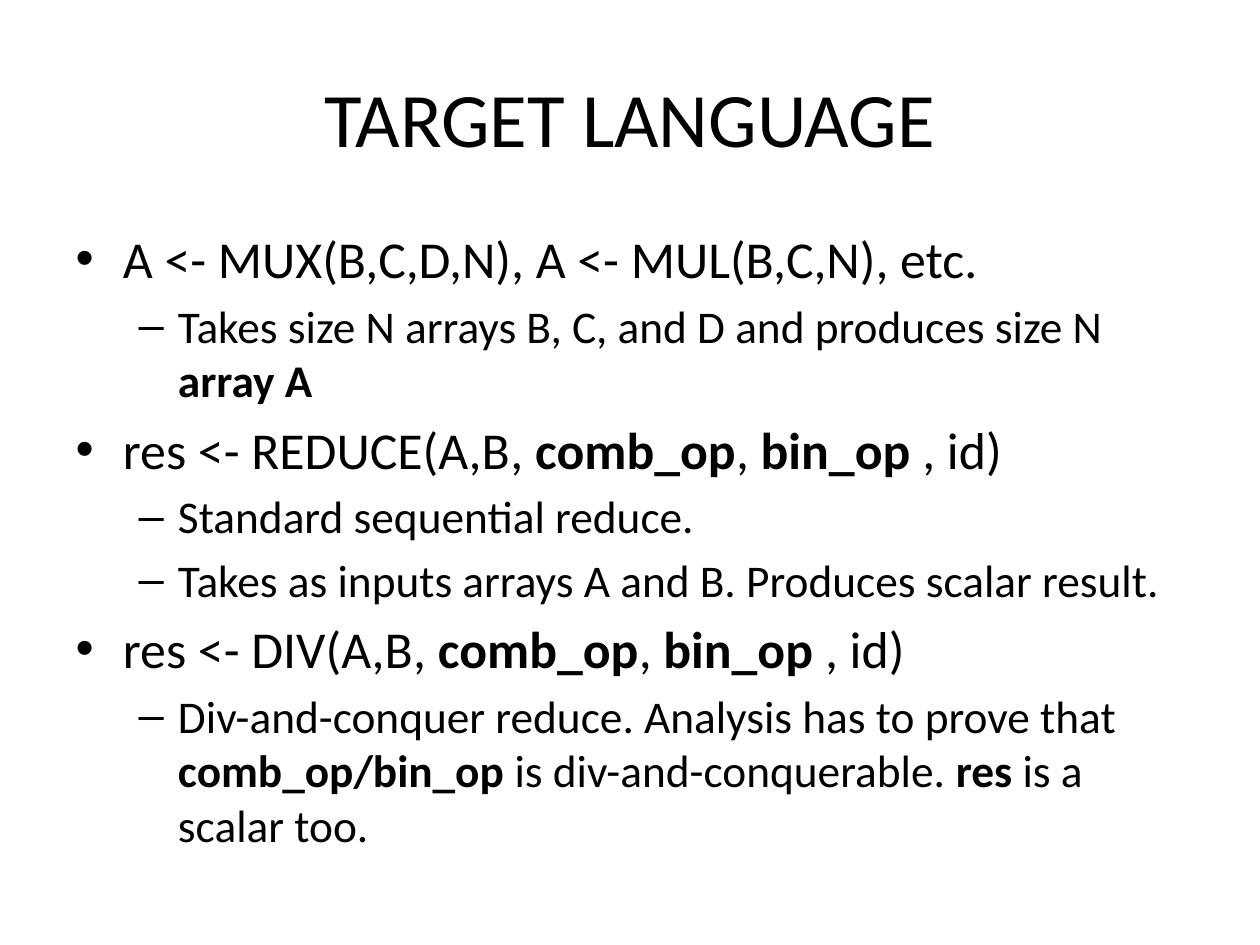
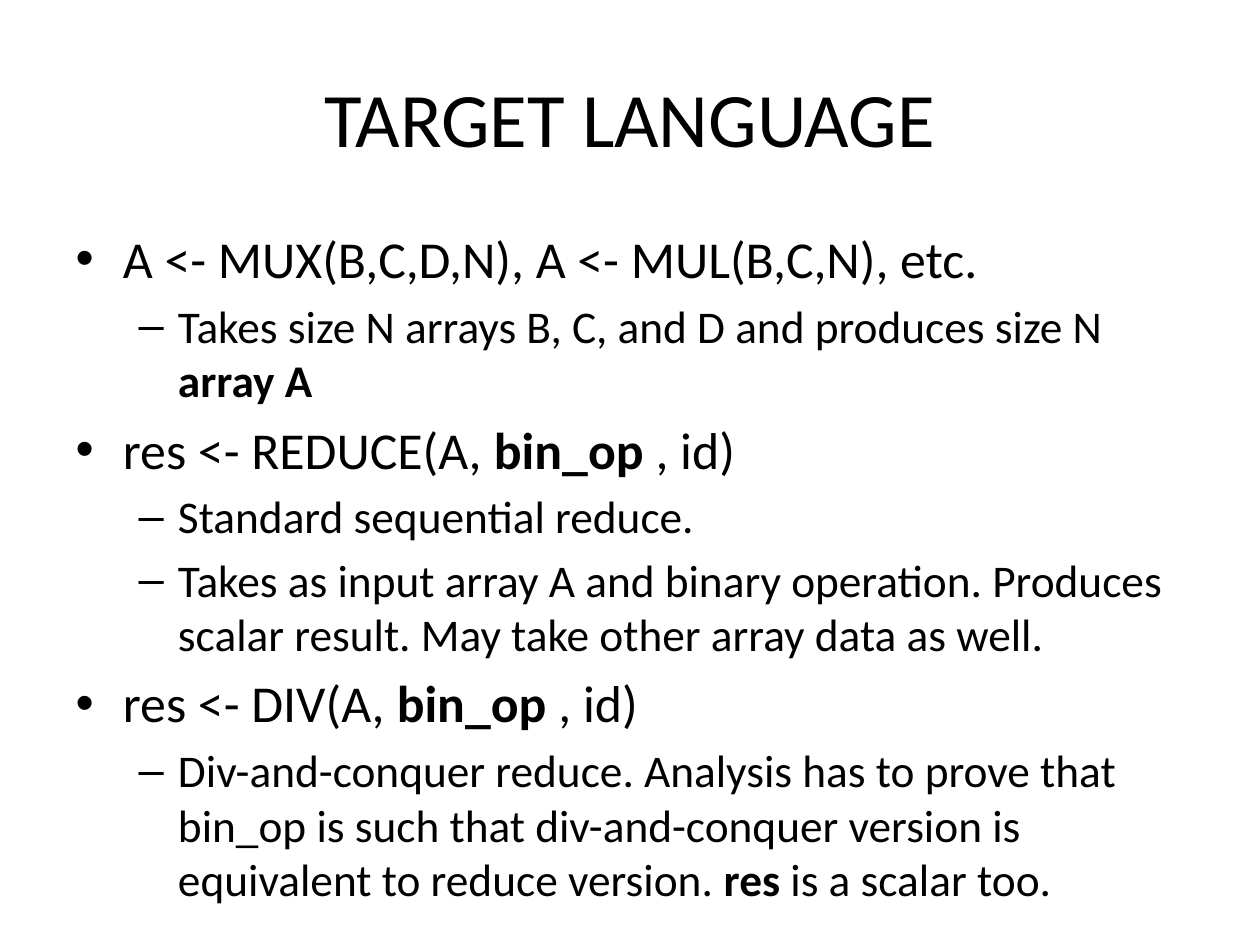
Before and after one commit to milana2/ParallelizationForMPC, a slide deck: slide 9 of MPC_Compiler_Misc_Notes.pptx. Drawn at 1260x945 pixels with LibreOffice and Linux fonts; fonts in the diff are those of the drawing. Boxes give left, top, right and bottom in pixels: in the first picture for what was removed or moved away, otherwise in the second. Text is boxed around its words. In the diff, an @@ line names an element or a change of style, - is before the commit and + after.

```diff
--- a/MPC_Compiler_Misc_Notes.pptx
+++ b/MPC_Compiler_Misc_Notes.pptx
@@ text at (123, 431, 735, 477): text changed @@
-• res <- REDUCE(A,B, comb_op, bin_op , id)
+• res <- REDUCE(A, bin_op , id)
@@ text at (123, 565, 1161, 904): text changed @@
-  – Takes as inputs arrays A and B. Produces scalar result.
-• res <- DIV(A,B, comb_op, bin_op , id)
-  – Div-and-conquer reduce. Analysis has to prove that comb_op/bin_op is div-and-conquerable. res is a scalar too.
+  – Takes as input array A and binary operation. Produces scalar result. May take other array data as well.
+• res <- DIV(A, bin_op , id)
+  – Div-and-conquer reduce. Analysis has to prove that bin_op is such that div-and-conquer version is equivalent to reduce version. res is a scalar too.
```
Also in this commit, not shown: 2 other slides changed, 1 slide added.
